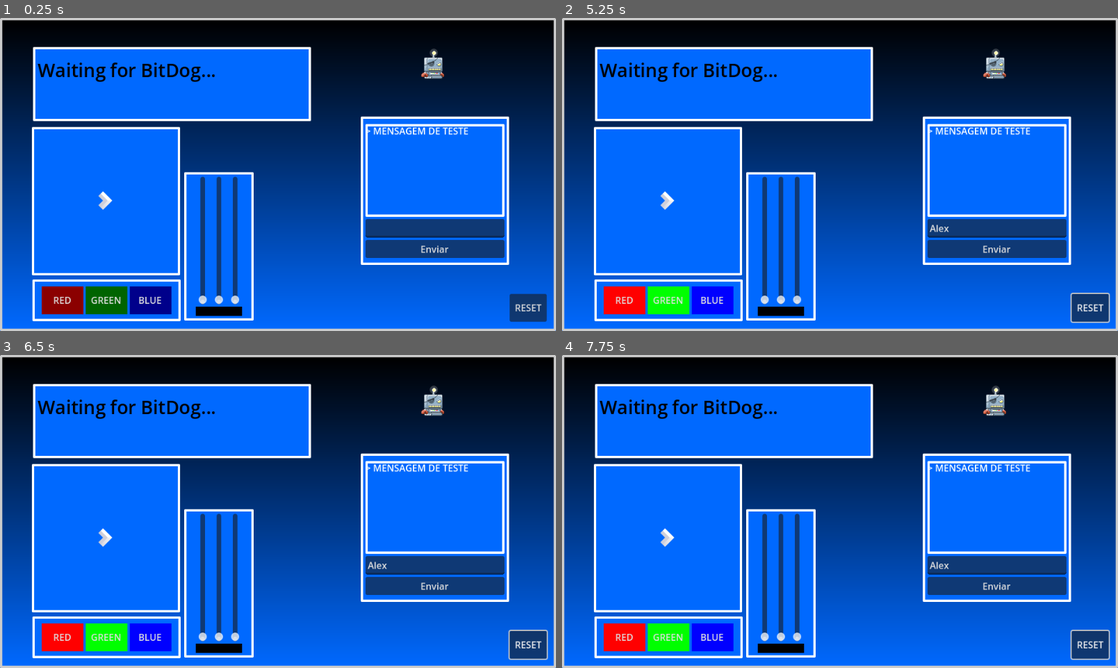
Above: before the commit, frames 1-4 (two rows, left to right).
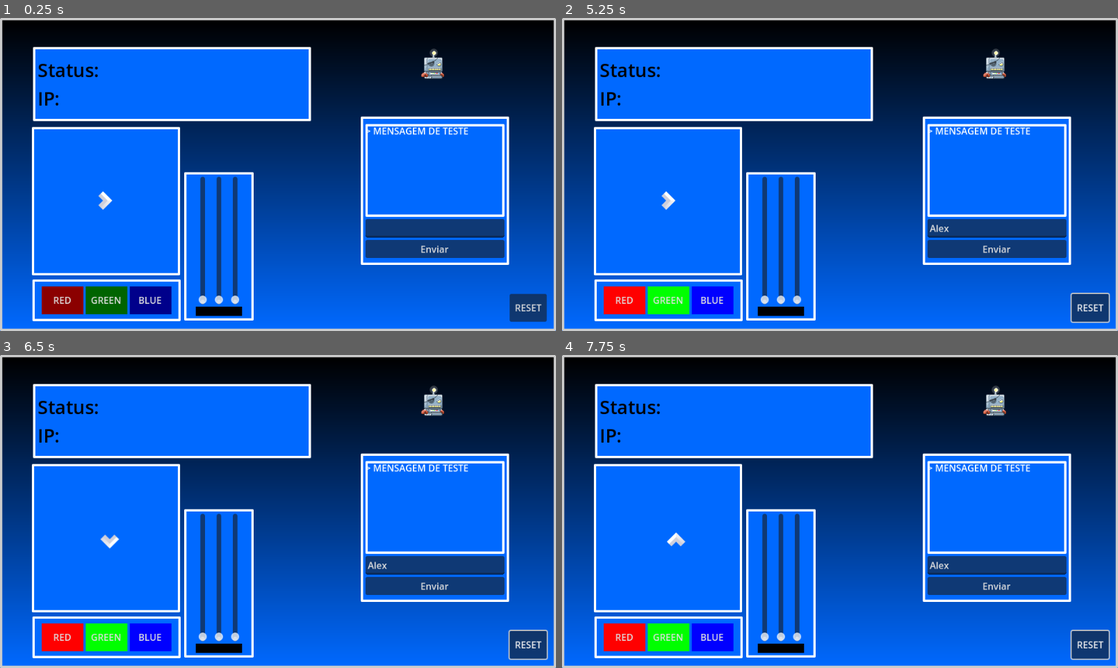
Above: after the commit, the same moments.

Repository: luisfpatrocinio/bitdog-patro-station
Game: Godot game, scene res://MainScreen.tscn
Two runs of this game, one before a commit and one after it. Both use one fixed random seed, a clock stepped at 60 frames per second and the inputs below. The engine's default icon, where the game draws it, is replaced by a stand-in: a white triangle on a blue panel in a dark square.
Inputs (mouse positions are in pixels of both pictures, inside the frame that each line leads up to):
- Up to frame 1 (0.25 s): no input
- Up to frame 2 (5.25 s): click (995, 227) at 0.52 s; type "Alex" at 0.6 s; click "Enviar" at 1.25 s; click "RED" at 2 s; click "GREEN" at 2.75 s; click "BLUE" at 3.5 s; click "RESET" at 4.25 s; move the mouse to (962, 158) at 5.02 s; hold Right (ui_right) from 5.03 s (still down); click (962, 158) at 5.17 s
- Up to frame 3 (6.5 s): move the mouse to (166, 527) at 5.77 s; release Right (ui_right) at 5.78 s; hold Down (ui_down) from 5.78 s (still down)
- Up to frame 4 (7.75 s): move the mouse to (895, 442) at 6.52 s; release Down (ui_down) at 6.53 s; hold Right (ui_right) 6.53-7.28 s; move the mouse to (812, 574) at 7.27 s; hold Up (ui_up) from 7.28 s (still down); click (812, 574) at 7.42 s

The runs differ from the first frame. In frame 1, 0.7% of the frame differs, in the area x 6-39%, y 14-28%; in frame 2, 0.8%; in frame 3, 0.9%; in frame 4, 0.9%, in the area x 6-39%, y 14-62%.

Commit message:
feat: connection manager

Diff:
--- a/ConnectionManager/ConnectionManager.gd
+++ b/ConnectionManager/ConnectionManager.gd
@@ -5,26 +5,31 @@
 var peers: Array[PacketPeerUDP] = [];
 
 func managePacket(packet: String):
-	var _pack = packet;
-
+	print("Packet: " + str(packet));
 	var _firstChar = packet[0];
 	match _firstChar:
 		"A":
-			print("packet original: " + str(packet));
 			var _vector = packet.split_floats("|", false).slice(1);
-			print(_vector);
-			spaceShip.velX = _vector[0];
-			spaceShip.velY = _vector[1];
-			pass
+
+			var _xInputAction = InputEventAction.new();
+			_xInputAction.action = "ui_left" if _vector[0] < 0 else "ui_right";
+			print(_xInputAction.action)
+			_xInputAction.pressed = abs(_vector[0]) > 0;
+			Input.parse_input_event(_xInputAction);
+
 
 func _ready() -> void:
 	server.listen(PORT)
 
-func _process(delta: float) -> void:
-	server.poll();
-
 func clearPeers() -> void:
 	peers.clear();
+
+func update_peers_and_packets() -> void:
+	for i in range(0, peers.size()):
+		var _thisPeer = peers[i];
+		var _packet = _thisPeer.get_packet();
+		if _packet:
+			managePacket(_packet.get_string_from_utf8());
 
 func send_data(message: String):
 	for peer: PacketPeerUDP in peers:
@@ -32,3 +37,27 @@
 		var _msg = message.to_utf8_buffer();
 		print("Sending to %s | Message: %s" % [_ip, message])
 		peer.put_packet(_msg);
+
+func _process(delta: float) -> void:
+	server.poll();
+
+	# Receber novos clientes:
+	if server.is_connection_available():
+		var peer: PacketPeerUDP = server.take_connection()
+		var packet := peer.get_packet()
+		print("New peer connected: %s:%s" % [peer.get_packet_ip(), peer.get_packet_port()])
+		print("Received data: %s" % [packet])
+		#setStatus("Connected");
+
+		# Manage the received package
+		managePacket(packet.get_string_from_utf8());
+
+		peer.put_packet(str("connected").to_utf8_buffer());
+
+		# Keep a reference so we can keep contacting the remote peer.
+		peers.append(peer)
+	else:
+		#clientIPLabel.text = "Desconectado"
+
+		# Poll Received Packets
+		update_peers_and_packets()
--- a/MainScreen.gd
+++ b/MainScreen.gd
@@ -1,9 +1,5 @@
 extends CanvasLayer
 class_name MainScreen
-
-const PORT = 5000;
-var server := UDPServer.new();
-var peers: Array[PacketPeerUDP] = [];
 
 @onready var textPanel: Panel = get_node("TextPanel");
 @onready var ledsPanel: Panel = get_node("LedsPanel");
@@ -16,78 +12,15 @@
 @onready var huembleRobot: CharacterBody2D = find_child("HuembleRobot");
 @onready var spaceShip: CharacterBody2D = find_child("SpaceShip");
 
-func clearPeers() -> void:
-	peers.clear();
-
 func setStatus(_statusStr: String):
 	infoPanel.container.get_node("StatusLabel").text = "Status: " + _statusStr;
 
-func _ready() -> void:
-	server.listen(PORT)
-
-func managePacket(packet: String):
-	var _pack = packet;
-
-	var _firstChar = packet[0];
-	match _firstChar:
-		"A":
-			print("packet original: " + str(packet));
-			var _vector = packet.split_floats("|", false).slice(1);
-			print(_vector);
-			spaceShip.velX = _vector[0];
-			spaceShip.velY = _vector[1];
-			pass
-
-
-
-func update_peers_and_packets() -> void:
-	clientIPLabel.text = "";
-	for i in range(0, peers.size()):
-		var _thisPeer = peers[i];
-		var _packet = _thisPeer.get_packet();
-		clientIPLabel.text += "IP: " + _thisPeer.get_packet_ip() + "\n";
-		if _packet:
-			managePacket(_packet.get_string_from_utf8());
-
 func updateStatusLabel():
-	if len(peers) <= 0:
+	if len(ConnectionManager.peers) <= 0:
 		var _statusLabel = infoPanel.container.get_node("StatusLabel") as Label;
 		_statusLabel.text = "Waiting for BitDog..."
-
-func _process(delta: float) -> void:
-	server.poll();
-
-	updateStatusLabel();
-
-	# Receber novos clientes:
-	if server.is_connection_available():
-		var peer: PacketPeerUDP = server.take_connection()
-		var packet := peer.get_packet()
-		print("New peer connected: %s:%s" % [peer.get_packet_ip(), peer.get_packet_port()])
-		print("Received data: %s" % [packet])
-		setStatus("Connected");
-
-		# Manage the received package
-		managePacket(packet.get_string_from_utf8());
-
-		peer.put_packet(str("connected").to_utf8_buffer());
-
-		# Keep a reference so we can keep contacting the remote peer.
-		peers.append(peer)
-	else:
-		clientIPLabel.text = "Desconectado"
-
-		# Poll Received Packets
-		update_peers_and_packets()
-
-func send_data(message: String):
-	for peer: PacketPeerUDP in peers:
-		var _ip = peer.get_packet_ip()
-		var _msg = message.to_utf8_buffer();
-		print("Sending to %s | Message: %s" % [_ip, message])
-		peer.put_packet(_msg);
 
 func _on_button_pressed() -> void:
 	var _text: String = textPanel.container.get_node("TextEdit").text;
 	print("Texto enviado: " + _text);
-	send_data(_text);
+	ConnectionManager.send_data(_text);
--- a/Scripts/HuembleRobot.gd
+++ b/Scripts/HuembleRobot.gd
@@ -1,6 +1,5 @@
 extends CharacterBody2D
 
-@onready var mainScreen = get_tree().get_first_node_in_group("MainScreen") as MainScreen;
 var velX: float;
 var velY: float;
 
--- a/Scripts/led_button.gd
+++ b/Scripts/led_button.gd
@@ -1,6 +1,5 @@
 extends Button
 @export_enum("RED:0", "GREEN:1", "BLUE:2") var color;
-@onready var mainScreen = get_tree().get_first_node_in_group("MainScreen") as MainScreen;
 
 var lightOn: bool = false;
 
@@ -18,7 +17,7 @@
 	var _command = "turn_led_" + _colorStr + " ";
 	_command += "on" if lightOn else "off";
 	refreshButtonColor();
-	mainScreen.send_data(_command);
+	ConnectionManager.send_data(_command);
 
 
 func refreshButtonColor():
--- a/Scripts/led_matrix_button.gd
+++ b/Scripts/led_matrix_button.gd
@@ -2,11 +2,10 @@
 
 var ledIndex: int = 0;
 var lightOn: bool = false;
-@onready var mainScreen = get_tree().get_first_node_in_group("MainScreen") as MainScreen;
 
 func _ready() -> void:
 	connect("pressed", switchLed);
 
 func switchLed() -> void:
 	lightOn = !lightOn;
-	mainScreen.send_data("turn_matrix_led")
+	ConnectionManager.send_data("turn_matrix_led")
--- a/Scripts/led_slider.gd
+++ b/Scripts/led_slider.gd
@@ -1,6 +1,4 @@
 extends VSlider
-
-@onready var mainScreen = get_tree().get_first_node_in_group("MainScreen") as MainScreen;
 
 @export var colorRect: ColorRect;
 @export_enum("RED:0", "GREEN:1", "BLUE:2") var color;
@@ -23,4 +21,4 @@
 			colorRect.color.b = val / 255.0;
 
 	var _command = "set_led_" + _ledId + "_brightness " + str(int(val));
-	mainScreen.send_data(_command);
+	ConnectionManager.send_data(_command);
--- a/Scripts/reset_button.gd
+++ b/Scripts/reset_button.gd
@@ -1,9 +1,8 @@
 extends Button
-@onready var mainScreen = get_tree().get_first_node_in_group("MainScreen") as MainScreen;
 
 func _ready() -> void:
 	connect("pressed", reset);
 
 func reset() -> void:
-	mainScreen.send_data("reset");
-	mainScreen.clearPeers();
+	ConnectionManager.send_data("reset");
+	ConnectionManager.clearPeers();
--- a/Scripts/space_ship.gd
+++ b/Scripts/space_ship.gd
@@ -1,8 +1,5 @@
 extends CharacterBody2D
 
-@onready var mainScreen = get_tree().get_first_node_in_group("MainScreen") as MainScreen;
-var velX: float;
-var velY: float;
 var startPosition: Vector2;
 @export var moveRange: float = 100.0;
 
@@ -10,7 +7,8 @@
 	startPosition = position;
 
 func _physics_process(delta: float) -> void:
-	velocity = Vector2(velX * 10.0, velY * 10.0);
+	velocity = Input.get_vector("ui_left", "ui_right", "ui_up", "ui_down") * 10;
+	#print("Velocidade: ", velocity);
 
 	if velocity.length() > 0:
 		rotation = lerp_angle(rotation, velocity.angle(), 0.20);
--- a/project.godot
+++ b/project.godot
@@ -15,6 +15,10 @@
 config/features=PackedStringArray("4.4", "Forward Plus")
 config/icon="res://icon.svg"
 
+[autoload]
+
+ConnectionManager="*res://ConnectionManager/ConnectionManager.tscn"
+
 [display]
 
 window/size/viewport_width=960
Binary file added: Assets/f3360c55-cc00-4946-84aa-b10a6980d76f.png
Not shown, added: Assets/f3360c55-cc00-4946-84aa-b10a6980d76f.png.import
